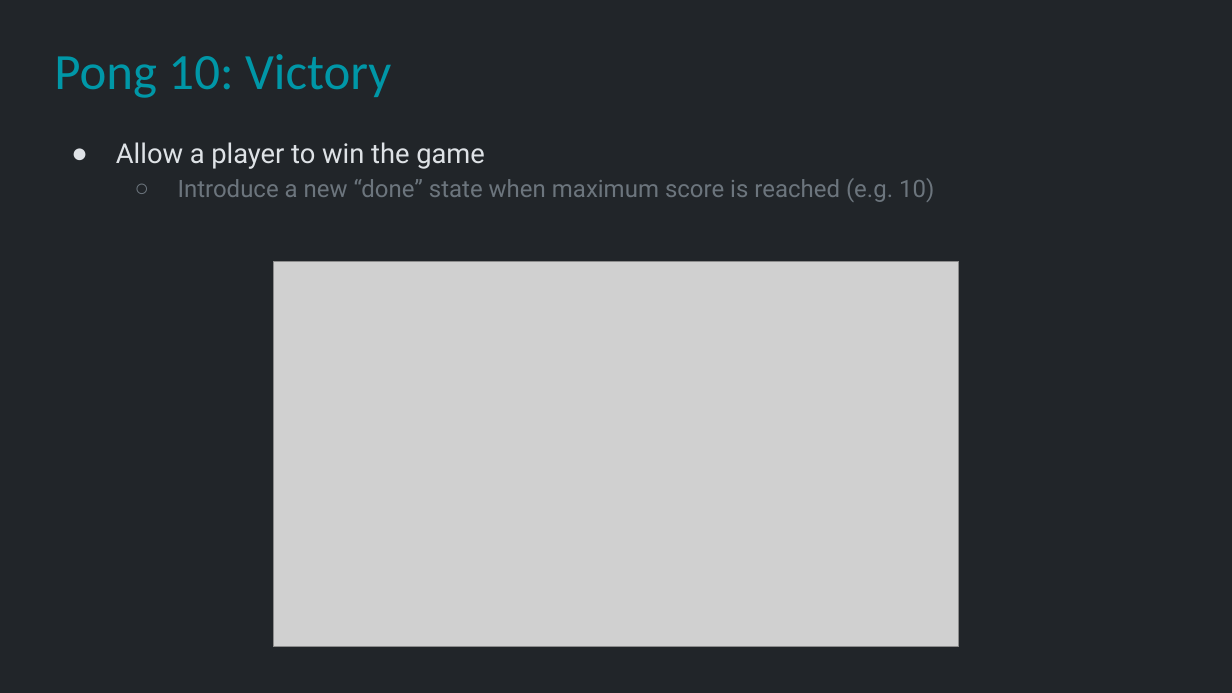
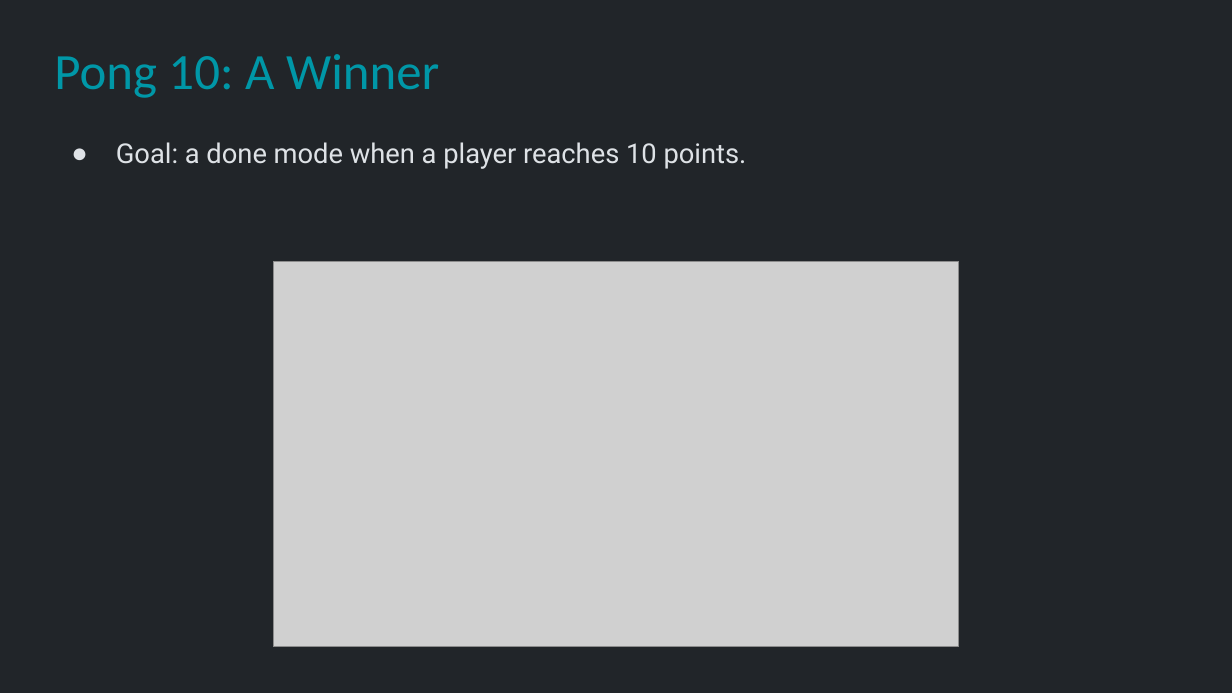
Before and after one commit to Metamate/gar, a slide deck: slide 44 of slides/01 Pong.pptx. Drawn at 1232x693 pixels with LibreOffice and Linux fonts; fonts in the diff are those of the drawing; grey boxes stand for pictures. Boxes give left, top, right and bottom in pixels: in the first picture for what was removed or moved away, otherwise in the second. Text is boxed around its words. In the diff, an @@ line names an element or a change of style, - is before the commit and + after.

```diff
--- a/slides/01 Pong.pptx
+++ b/slides/01 Pong.pptx
@@ title at (54, 54, 439, 98): text changed @@
-Pong 10: Victory
+Pong 10: A Winner
@@ text at (116, 142, 747, 169): text changed; size 14 to 16 pt; text colour #6C757D to #DEE2E6 @@
-● Allow a player to win the game
-  ○ Introduce a new “done” state when maximum score is reached (e.g. 10)
+● Goal: a done mode when a player reaches 10 points.
```
Also in this commit, not shown: 11 other slides changed, 3 other files.
